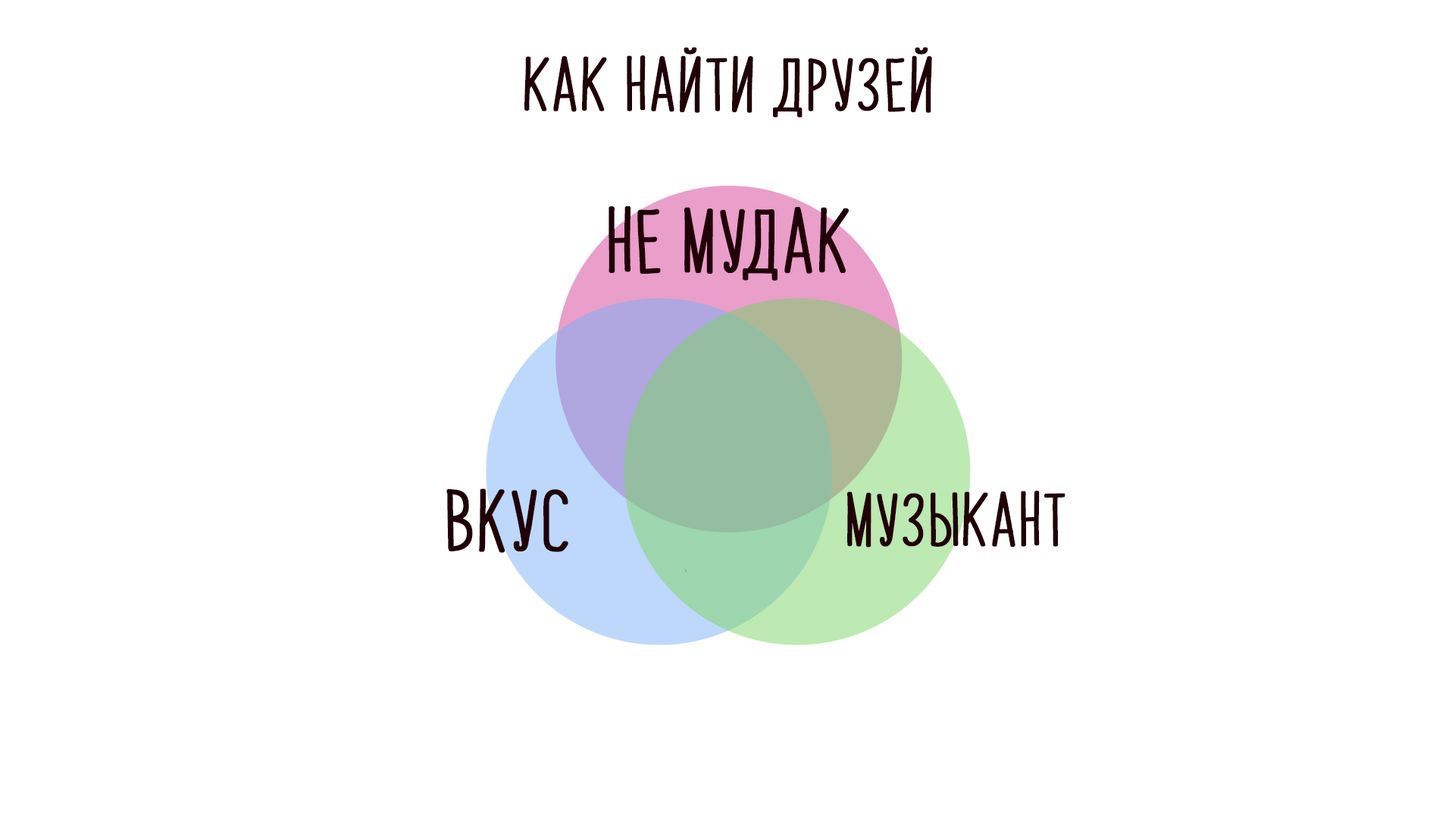
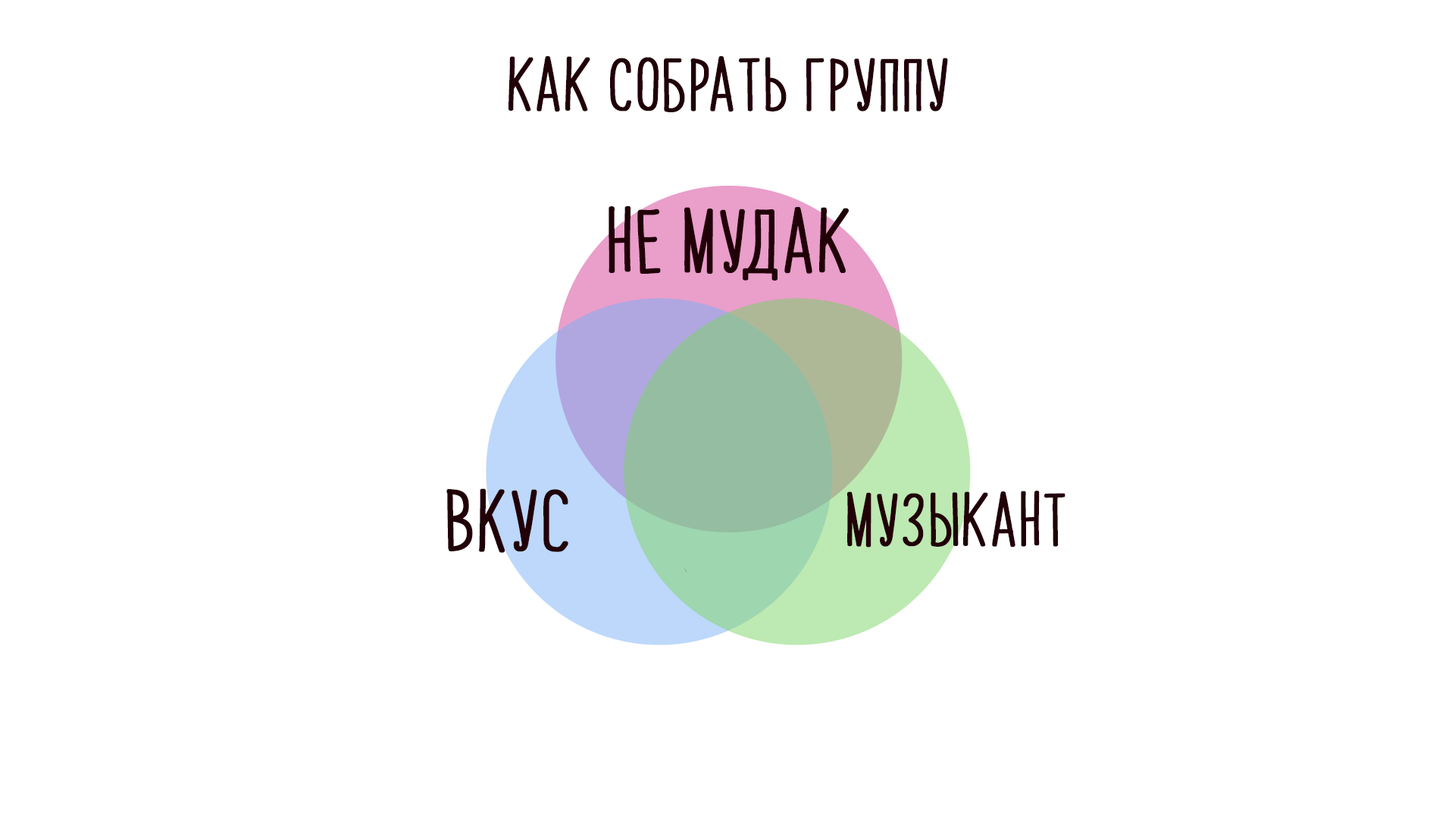
Layer changes from the first (1455, 819) image to the second:
showed "как собрать группу" over [508, 56, 949, 113]
hid "как найти друзей" over [524, 46, 933, 118]
